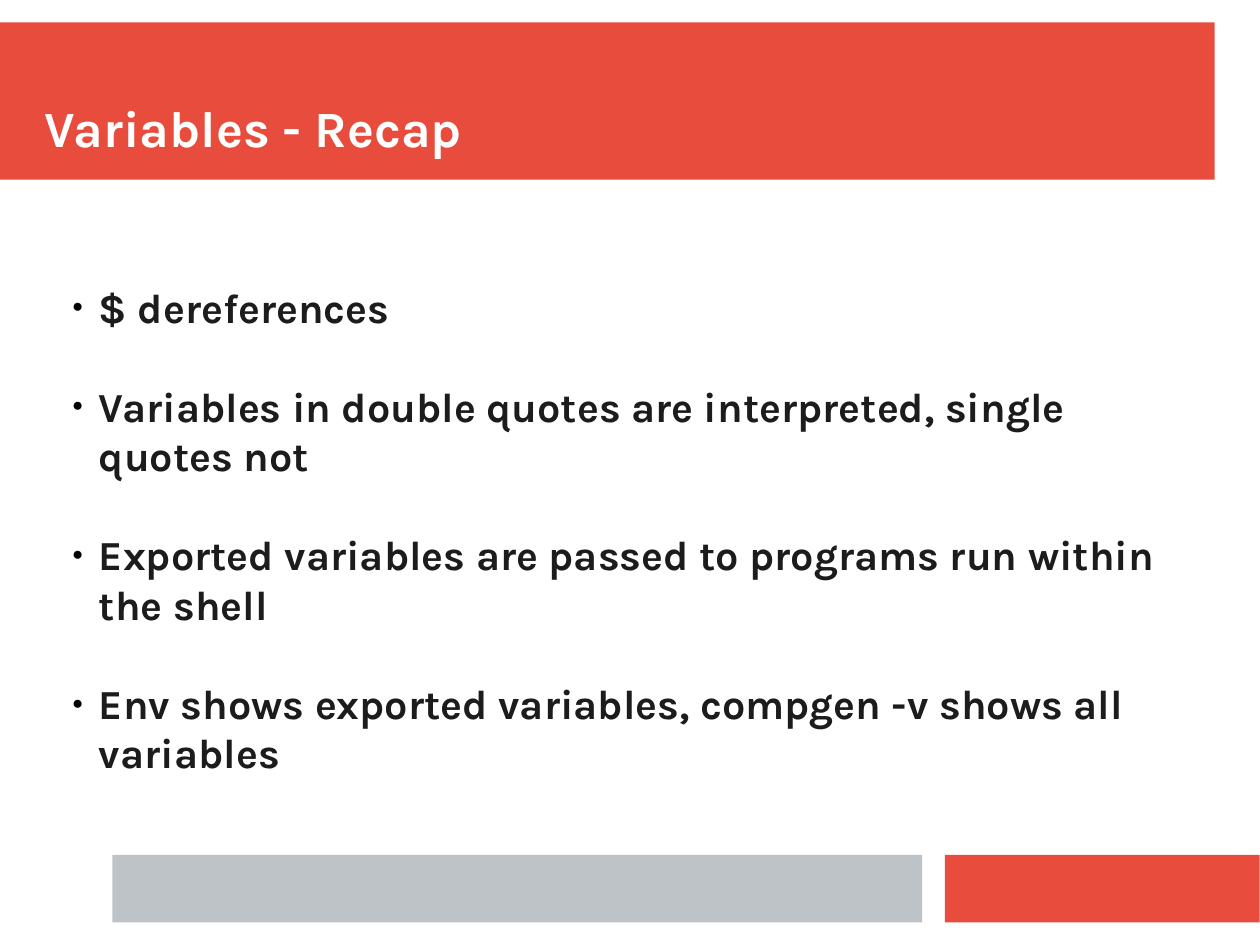
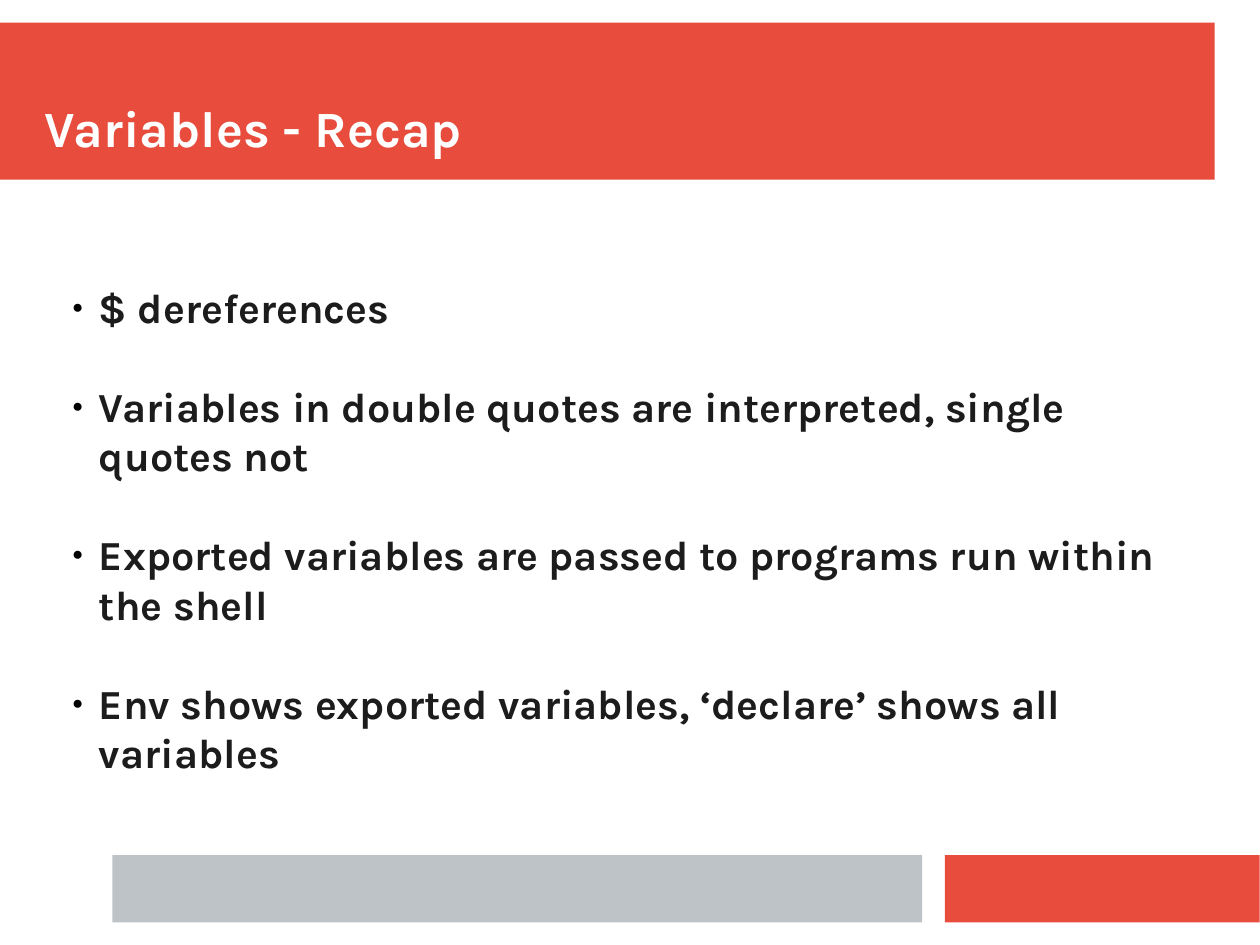
Before and after one commit to ianmiell/introduction-to-bash, a slide deck: slide 20 of slides/introduction_to_bash.pptx (slide 21 before the commit). Drawn at 1260x945 pixels with LibreOffice and Linux fonts; fonts in the diff are those of the drawing. Boxes give left, top, right and bottom in pixels: in the first picture for what was removed or moved away, otherwise in the second. Text is boxed around its words. In the diff, an @@ line names an element or a change of style, - is before the commit and + after.

Commit message:
slides updated

```diff
--- a/slides/introduction_to_bash.pptx
+++ b/slides/introduction_to_bash.pptx
@@ text at <box>99,689,1060,769</box>: text changed @@
-  ● Env shows exported variables, compgen -v shows all variables
+  ● Env shows exported variables, ‘declare’ shows all variables
```
Also in this commit, not shown: 4 other slides changed, 3 slides added, 2 slides removed, 1 other file.
